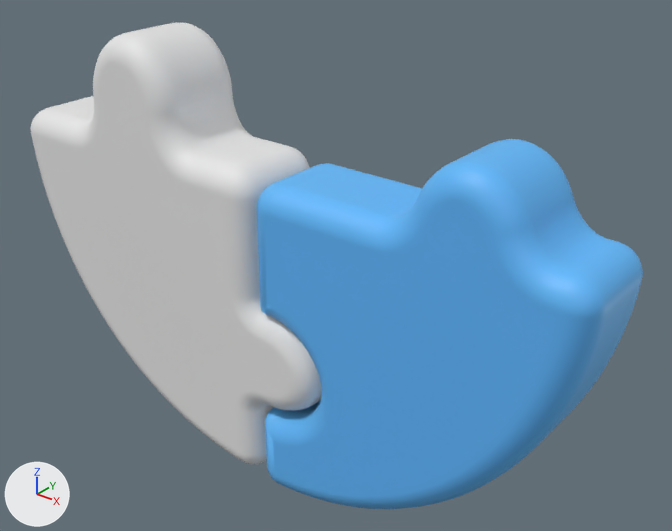
The glTF model puzzle/models/blue-puzzle.glb: old version first, new version second.
Both versions are drawn from a 50 mm camera at (4.93, -3.86, 1.39) aimed at (2.34, -0.62, -0.61). The axes (+X, +Y, +Z) are drawn at lower left. The lights are the same throughout. Where no turn or scale is listed for an object, it has been applied to the vertices.

In view in the first picture: 'Shape 0.010', 'Shape 0.011'.
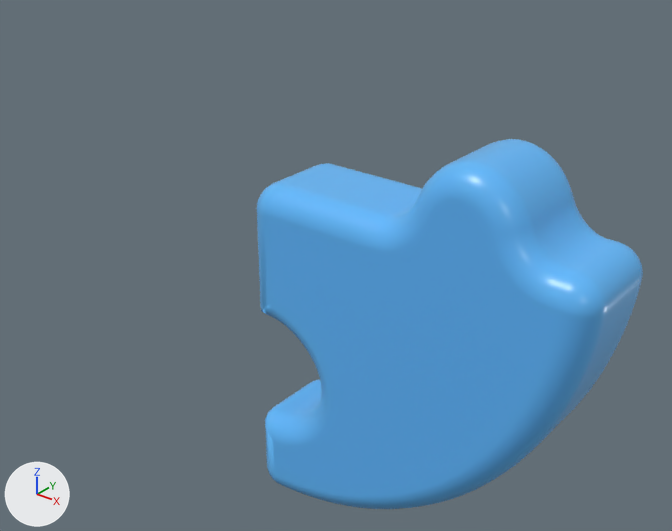
Where the change shows, as pixel boxes [x1, y1, x2, y2] in the pictures (672 x 531 px):
'Shape 0.011', deleted
    before: [31, 22, 321, 464]

The change, as a list of edits to the scene's bpy script:
```text
Remove ob_shape_0_011:
    ob_shape_0_011 = bpy.data.objects.new('Shape 0.011', me_mesh_3_001)
    ob_shape_0_011.location = (0.477, -0.523, 0.449)
```
